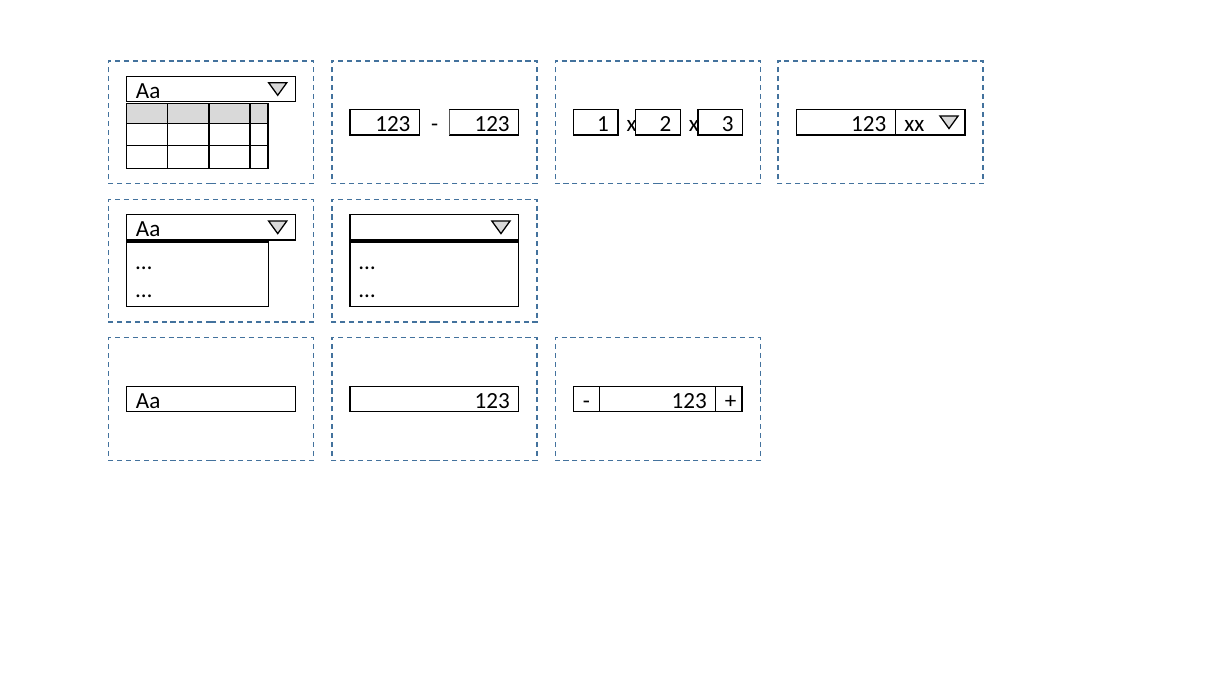
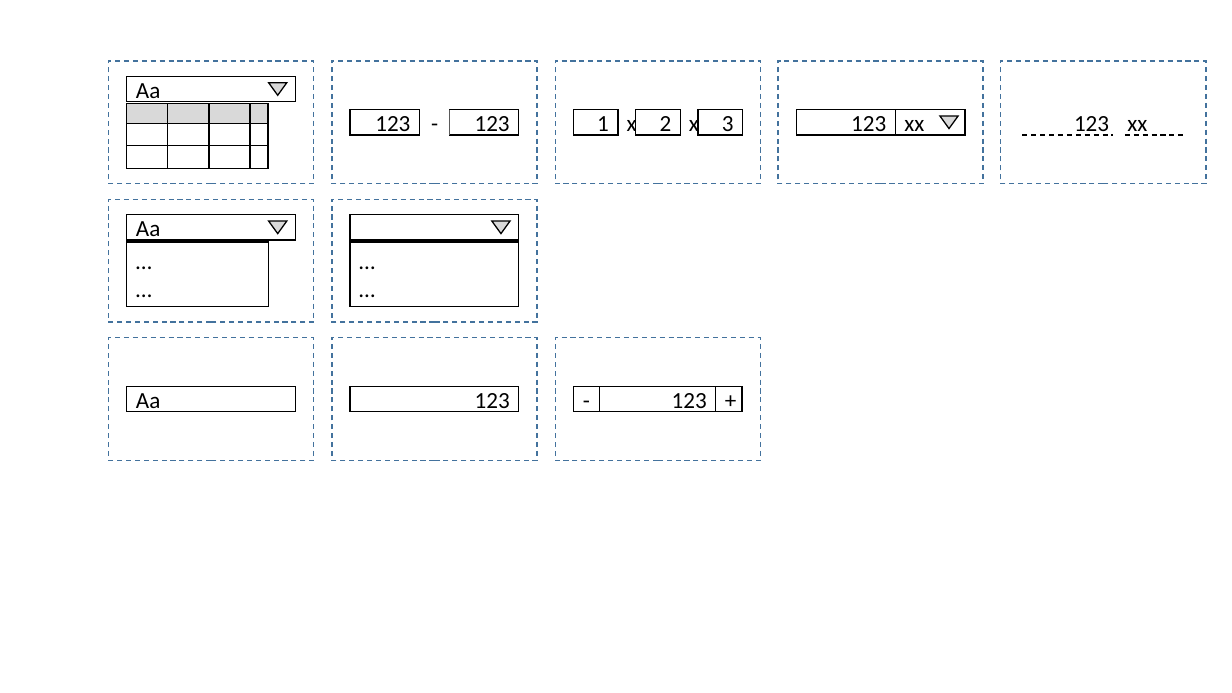
Before and after one commit to ExFace/Core, a slide deck: slide 2 of Docs/documentation/uxon_presets.pptx. Drawn at 1232x693 pixels with LibreOffice and Linux fonts; fonts in the diff are those of the drawing. Boxes give left, top, right and bottom in pixels: in the first picture for what was removed or moved away, otherwise in the second. Text is boxed around its words. In the diff, an @@ line names an element or a change of style, - is before the commit and + after.

```diff
--- a/Docs/documentation/uxon_presets.pptx
+++ b/Docs/documentation/uxon_presets.pptx
@@ rectangle added at (1001,61,1206,184), fill #FFFFFF, outline #43739E 1 pt dashed @@
@@ rectangle added at (1019,110,1118,135), fill #FFFFFF, outline #FFFFFF 1 pt, 18 pt, text #000000 @@
+123
@@ rectangle added at (1118,110,1188,135), fill #FFFFFF, outline #FFFFFF 1 pt, 18 pt, text #000000 @@
+xx
@@ line added from (1022, 135) to (1114, 135), #000000 1 pt dashed @@
@@ line added from (1125, 135) to (1187, 135), #000000 1 pt dashed @@
```
Also in this commit, not shown: 3 other slides changed, 8 other files.
